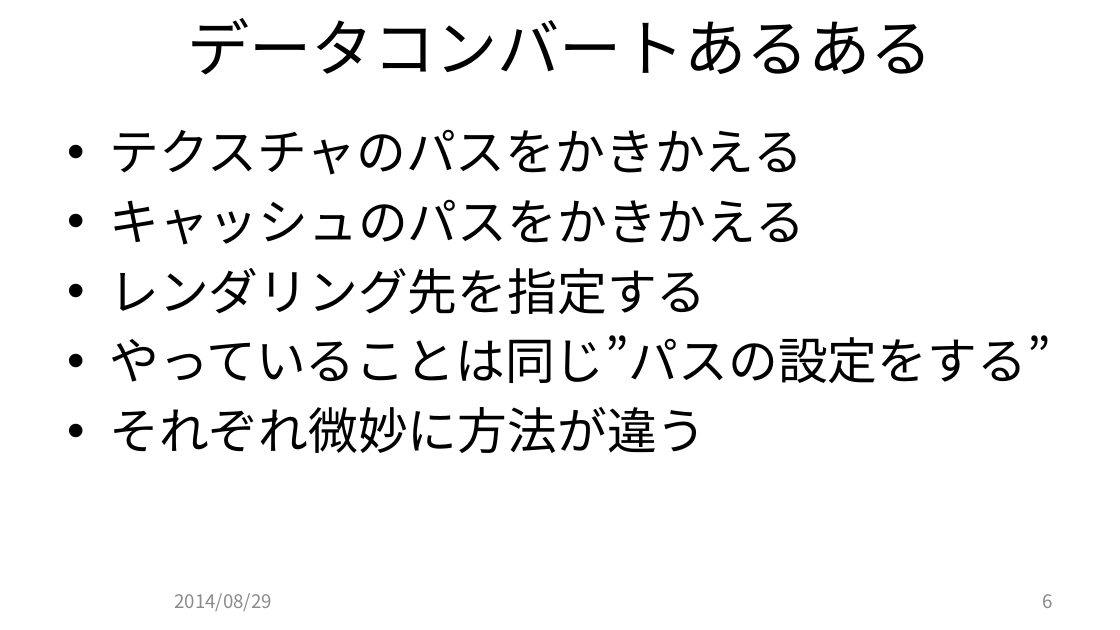
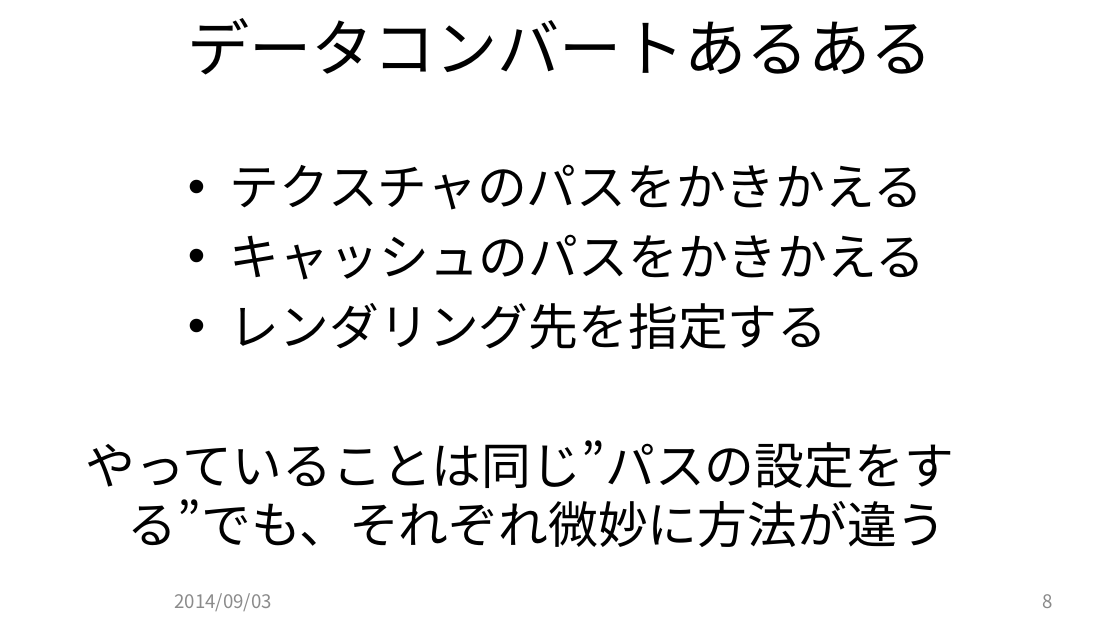
Before and after one commit to JCGS/CEDEC2014, a slide deck: slide 8 of chiyama/2014cedec_chiyama.pptx (slide 6 before the commit). Drawn at 1120x630 pixels with LibreOffice and Linux fonts; fonts in the diff are those of the drawing; background and template pictures are left out. Boxes give left, top, right and bottom in pixels: in the first picture for what was removed or moved away, otherwise in the second. Text is boxed around its words. In the diff, an @@ line names an element or a change of style, - is before the commit and + after.

```diff
--- a/chiyama/2014cedec_chiyama.pptx
+++ b/chiyama/2014cedec_chiyama.pptx
@@ text "テクスチャのパスをかきかえる": place and size @@
-text "テクスチャのパスをかきかえる" at bbox=[109, 129, 1051, 453]
+text "テクスチャのパスをかきかえる" at bbox=[230, 164, 926, 349]
@@ text at bbox=[109, 335, 1051, 453]: paragraphs removed @@
-• やっていることは同じ”パスの設定をする”
-• それぞれ微妙に方法が違う
@@ text added at bbox=[86, 440, 954, 547], 32 pt, text #000000 @@
+やっていることは同じ”パスの設定をする”でも、それぞれ微妙に方法が違う
@@ text at bbox=[174, 593, 271, 611]: text changed @@
-2014/08/29
+2014/09/03
@@ page number at bbox=[1042, 594, 1052, 608]: text changed @@
-6
+8
```
Also in this commit, not shown: 28 other slides changed, 3 slides added, 1 other file.
